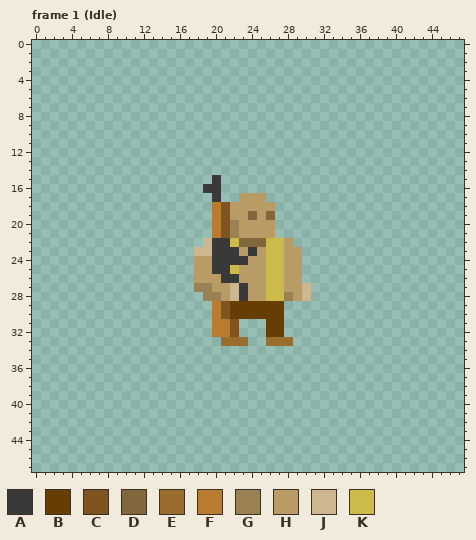
Pixel-art file -- HumanShooter1.aseprite. Above: the version before the commit.
48x48 pixels, 23 frames. Shown: frame 1 (Idle). The commit also changed other frames, which this record leaves out.
Visible layers, top first: "effects", "weapon", "gob".
Palette (. is transparent): A #393939  B #663e04  C #805420  D #80683c  E #996d2d  F #b97b2f  G #998153  H #b99c65  J #ccb791  K #ccbb4a
Pixels before, frame 1 (Idle), first column x 18:
15 ..A..........
16 .AA..........
17 ..A..HHH.....
18 ..FCHHHHH....
19 ..FCHHDHD....
20 ..FCGHHHH....
21 ..FCGHHHH....
22 .JAAKDDDKKH..
23 JJAAAHAHKKHH.
24 HHAAAAHHKKHH.
25 HHAAKHHHKKHH.
26 HHHAAHHHKKHH.
27 GGHHJAHHKKHHJ
28 .GGHJAHHKKGHJ
29 ..FCBBBBBB...
30 ..FCBBBBBB...
31 ..FFC...BB...
32 ..FFC...BB...
33 ...EEE..EEE..
Now the later version:
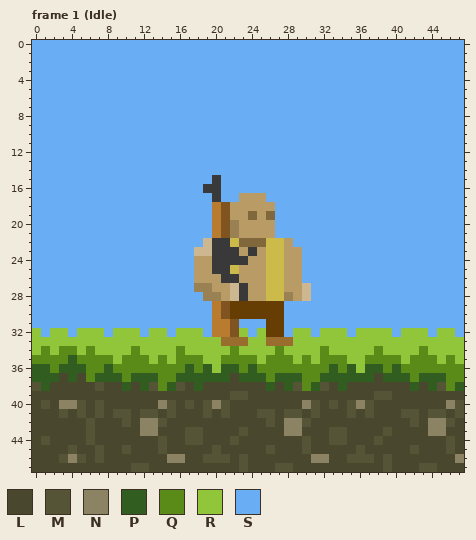
Colours new in this view: L #49472e  M #565437  N #8c8364  P #315d21  Q #5a8a18  R #92c63a  S #69aef4
The edit:
layer "references/sky" now shown
layer "references/Tiles" now shown
Changed rows in their new state; - is an unchanged pixel.
Frame 1 (Idle), layers "references/Tiles", "references/sky":
first column x 0:
 0 SSSSSSSSSSSSSSSSSSSSSSSSSSSSSSSSSSSSSSSSSSSSSSSS
 1 SSSSSSSSSSSSSSSSSSSSSSSSSSSSSSSSSSSSSSSSSSSSSSSS
 2 SSSSSSSSSSSSSSSSSSSSSSSSSSSSSSSSSSSSSSSSSSSSSSSS
 3 SSSSSSSSSSSSSSSSSSSSSSSSSSSSSSSSSSSSSSSSSSSSSSSS
 4 SSSSSSSSSSSSSSSSSSSSSSSSSSSSSSSSSSSSSSSSSSSSSSSS
 5 SSSSSSSSSSSSSSSSSSSSSSSSSSSSSSSSSSSSSSSSSSSSSSSS
 6 SSSSSSSSSSSSSSSSSSSSSSSSSSSSSSSSSSSSSSSSSSSSSSSS
 7 SSSSSSSSSSSSSSSSSSSSSSSSSSSSSSSSSSSSSSSSSSSSSSSS
 8 SSSSSSSSSSSSSSSSSSSSSSSSSSSSSSSSSSSSSSSSSSSSSSSS
 9 SSSSSSSSSSSSSSSSSSSSSSSSSSSSSSSSSSSSSSSSSSSSSSSS
10 SSSSSSSSSSSSSSSSSSSSSSSSSSSSSSSSSSSSSSSSSSSSSSSS
11 SSSSSSSSSSSSSSSSSSSSSSSSSSSSSSSSSSSSSSSSSSSSSSSS
12 SSSSSSSSSSSSSSSSSSSSSSSSSSSSSSSSSSSSSSSSSSSSSSSS
13 SSSSSSSSSSSSSSSSSSSSSSSSSSSSSSSSSSSSSSSSSSSSSSSS
14 SSSSSSSSSSSSSSSSSSSSSSSSSSSSSSSSSSSSSSSSSSSSSSSS
15 SSSSSSSSSSSSSSSSSSSS-SSSSSSSSSSSSSSSSSSSSSSSSSSS
16 SSSSSSSSSSSSSSSSSSS--SSSSSSSSSSSSSSSSSSSSSSSSSSS
17 SSSSSSSSSSSSSSSSSSSS-SS---SSSSSSSSSSSSSSSSSSSSSS
18 SSSSSSSSSSSSSSSSSSSS-------SSSSSSSSSSSSSSSSSSSSS
19 SSSSSSSSSSSSSSSSSSSS-------SSSSSSSSSSSSSSSSSSSSS
20 SSSSSSSSSSSSSSSSSSSS-------SSSSSSSSSSSSSSSSSSSSS
21 SSSSSSSSSSSSSSSSSSSS-------SSSSSSSSSSSSSSSSSSSSS
22 SSSSSSSSSSSSSSSSSSS----------SSSSSSSSSSSSSSSSSSS
23 SSSSSSSSSSSSSSSSSS------------SSSSSSSSSSSSSSSSSS
24 SSSSSSSSSSSSSSSSSS------------SSSSSSSSSSSSSSSSSS
25 SSSSSSSSSSSSSSSSSS------------SSSSSSSSSSSSSSSSSS
26 SSSSSSSSSSSSSSSSSS------------SSSSSSSSSSSSSSSSSS
27 SSSSSSSSSSSSSSSSSS-------------SSSSSSSSSSSSSSSSS
28 SSSSSSSSSSSSSSSSSSS------------SSSSSSSSSSSSSSSSS
29 SSSSSSSSSSSSSSSSSSSS--------SSSSSSSSSSSSSSSSSSSS
30 SSSSSSSSSSSSSSSSSSSS--------SSSSSSSSSSSSSSSSSSSS
31 SSSSSSSSSSSSSSSSSSSS---SSS--SSSSSSSSSSSSSSSSSSSS
32 RSRRSRRRSRRRSRRSRRRS---RSR--SRRSRRRSRRRRSRRRSRRS
33 RRRRRRRRRRRRRRRRRRRRR---RR---RRRRRRRRRRRRRRRRRRR
34 RQRQQRQRRRRQRRRRQRRRRRQRRRRQRRRRQRRRRRQRRRRQRRRR
35 QQQQPQQQQRQQQRQRQQQRRQQQQRQQQRQRQQQRRQQQQRQQQRQR
36 PPQPPPQQPQQQQQQQQPQPRPPQPQQQQQQQQPQPRPPQPQQQQQQQ
37 PPPLPLQPPPQPPPQQPPPPPPLPPPQPPPQQPPPPPPLPPPQPPPQQ
38 MPLLLLLMLLPLPMQPMLPLLLLLLLPLPMQPMLPLLLLLLLPLPMQP
39 LLLLLLLLLLLLLLLLLLLLLLMMLLLLLLLLLLLLLLMMLLLLLLLL
40 LMLNNMLMLLLLLLNMLMLMNMLLLLLLLLNMLMLMNMLLLLLLLLNM
41 LLLMLMLMLMMLMMLMLLLMLMLLLMMLMMLMLLLMLMLLLMMLMMLM
42 LLLLLLMLLLMLNNMLLLLLLLLLLLMLNNMLLLLLLLLLLLMLNNML
43 LLLLLLMLLLLLNNLLLMMLLLLMLLLLNNLLLMMLLLLMLLLLNNLL
44 LMLLLLMLLLLLLLMLLMMLLLMLLLLLLLMLLMMLLLMLLLLLLLML
45 LLLLMLLMLLMLLLMLLLLLMLLLLLMLLLMLLLLLMLLLLLMLLLML
46 LLLMNMLMLLLLLLLNNLLMMMLMLLLLLLLNNLLMMMLMLLLLLLLN
47 LLLLLLLLLLLMMLLLLLLLLLLMLLLMMLLLLLLLLLLMLLLMMLLL
